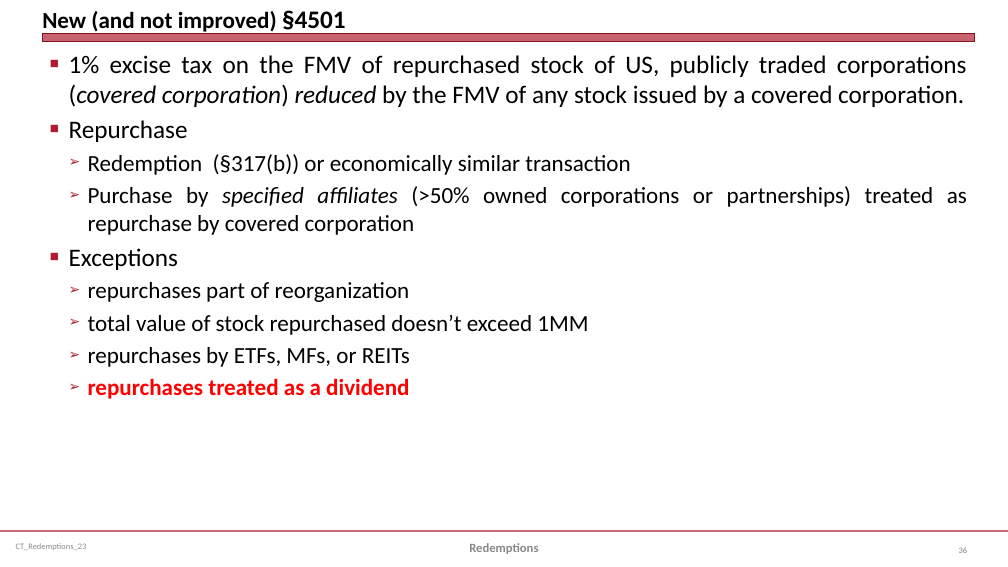
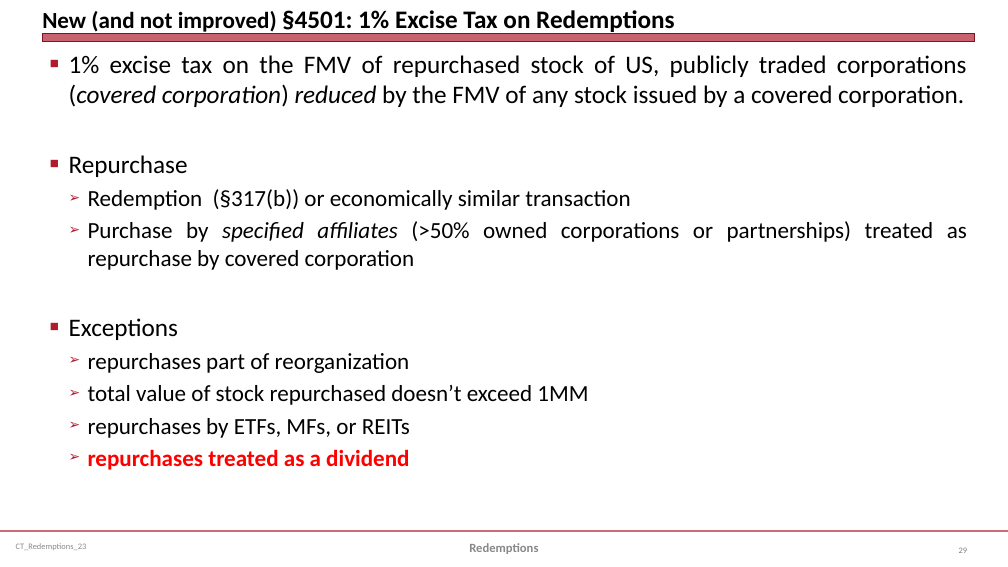
Before and after one commit to jmc877/Corporate-Tax, a slide deck: slide 29 of slides/CT_Redemptions_23.pptx (slide 36 before the commit). Drawn at 1008x567 pixels with LibreOffice and Linux fonts; fonts in the diff are those of the drawing. Boxes give left, top, right and bottom in pixels: in the first picture for what was removed or moved away, otherwise in the second. Text is boxed around its words. In the diff, an @@ line names an element or a change of style, - is before the commit and + after.

```diff
--- a/slides/CT_Redemptions_23.pptx
+++ b/slides/CT_Redemptions_23.pptx
@@ title at box(42, 10, 674, 35): text changed; size 22 to 24 pt @@
-New (and not improved) §4501
+New (and not improved) §4501: 1% Excise Tax on Redemptions
@@ text "1% excise tax on the ..." rewrapped from box(69, 55, 967, 399) to box(69, 55, 967, 470) @@
```
Also in this commit, not shown: 5 other slides changed, 7 slides added.
